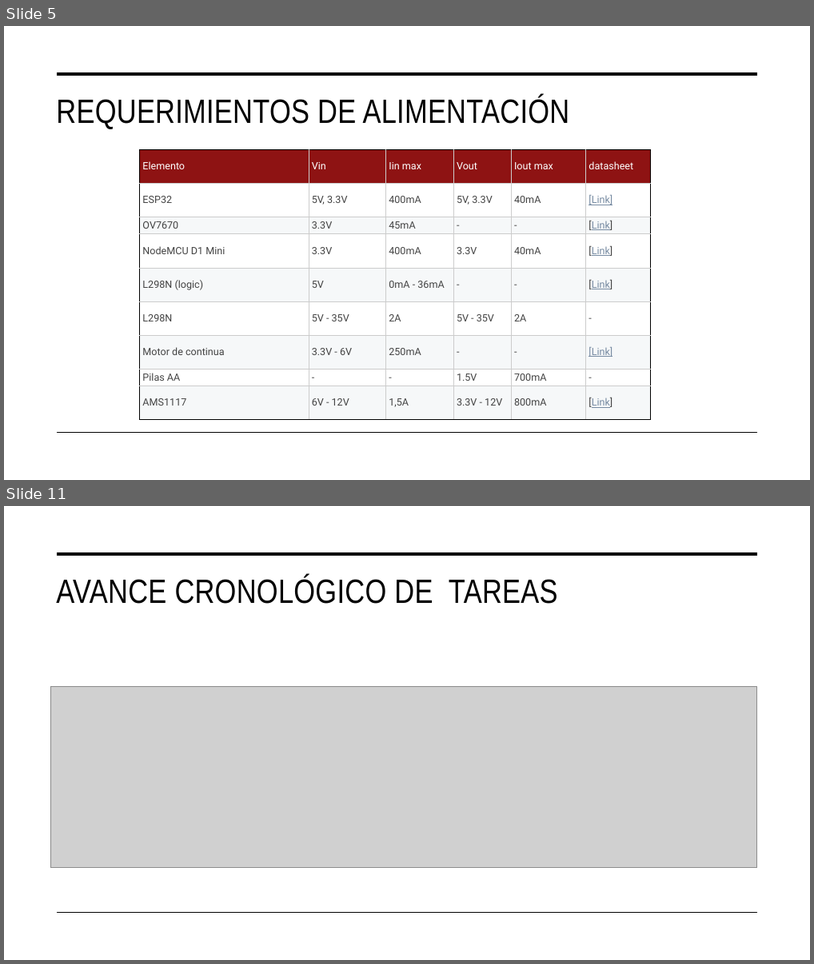
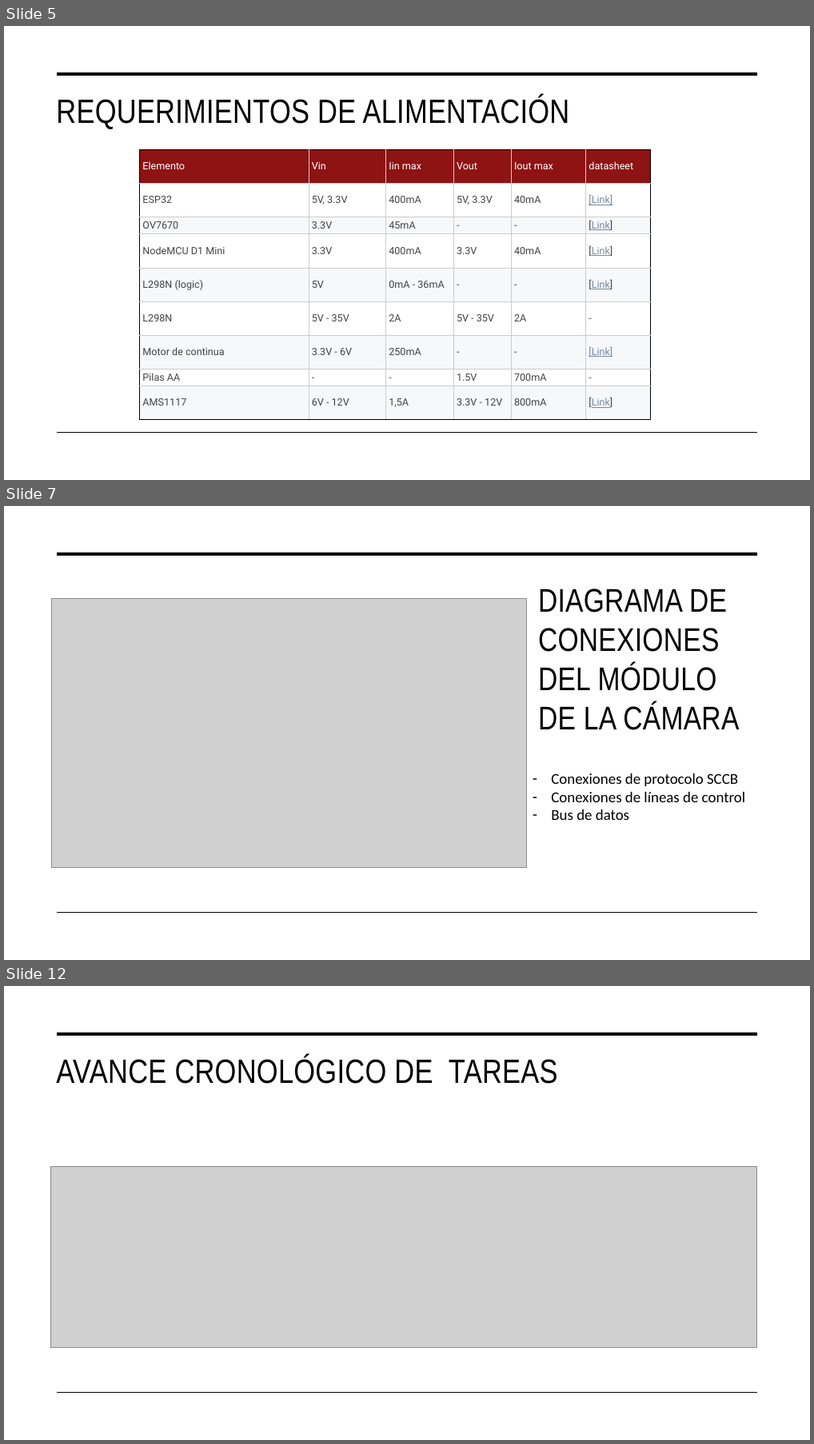
Before and after one commit to joacochanquia/ArchivoFacu, a slide deck: 10moSemestre/TdP2/E1-PlanProyecto/A4 Plan de Proyecto.pptx. Shown one above the other, each under a label of ours: slides 5 and 11 before the commit, slides 5, 7 and 12 after it; the slides between them are not shown. The pictures are 814x964 and 814x1444 pixels, drawn with LibreOffice and Linux fonts; fonts in the diff are those of the drawing; grey boxes stand for pictures. Boxes give left, top, right and bottom in pixels: in the first picture for what was removed or moved away, otherwise in the second. Text is boxed around its words. In the diff, an @@ line names an element or a change of style, - is before the commit and + after.

```diff
--- a/10moSemestre/TdP2/E1-PlanProyecto/A4 Plan de Proyecto.pptx
+++ b/10moSemestre/TdP2/E1-PlanProyecto/A4 Plan de Proyecto.pptx
@@ slide 7 added at [4,506,810,960], background #FFFFFF @@
@@ line added from (58, 554) to (758, 554), #000000 3.5 pt @@
@@ picture added at [52,599,526,867] @@
@@ title added at [538,588,739,730], 39 pt, text #000000 @@
+DIAGRAMA DE CONEXIONES DEL MÓDULO DE LA CÁMARA
@@ text added at [551,773,746,820], 18 pt, text #000000 @@
+– Conexiones de protocolo SCCB
+– Conexiones de líneas de control
+– Bus de datos
@@ line added from (58, 912) to (758, 912), #000000 1 pt @@
@@ what was slide 11 is now slide 12 @@
```
Also in this commit, not shown: 2 slides changed, 4 other slides added, 4 slides removed, 13 other files.
